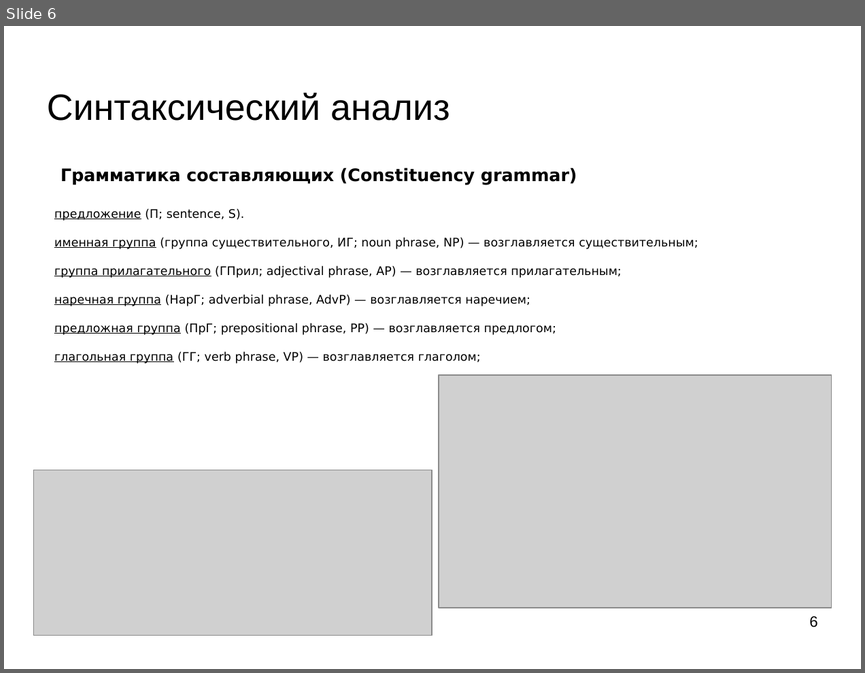
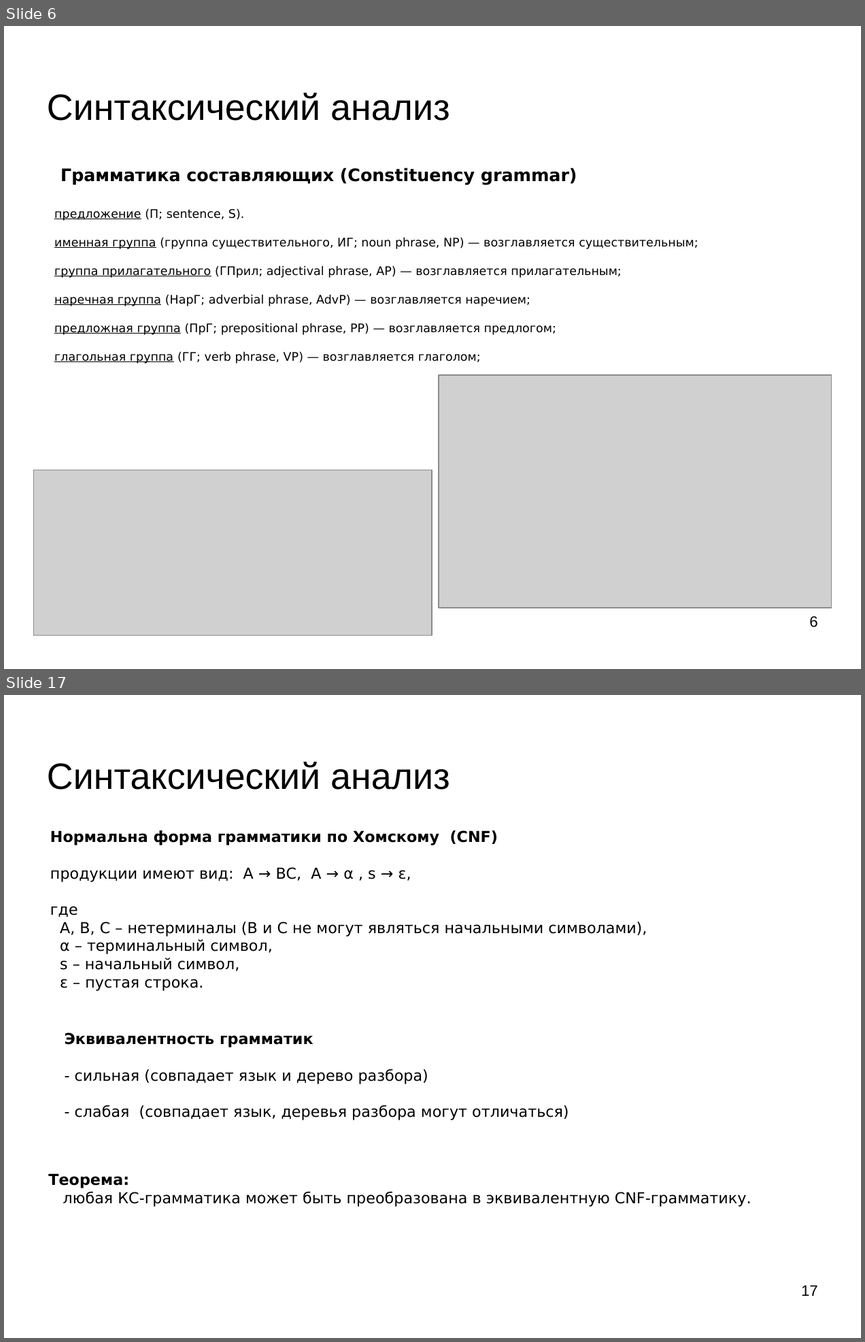
Before and after one commit to mechanoid5/ml_nlp_2023_II, a slide deck: 09-synt-grammar.odp. Shown one above the other, each under a label of ours: slide 6 before the commit, slides 6 and 17 after it; the slides between them are not shown. The pictures are 865x673 and 865x1342 pixels, drawn with LibreOffice and Linux fonts; fonts in the diff are those of the drawing; grey boxes stand for pictures; background and template pictures are left out. Boxes give left, top, right and bottom in pixels: in the first picture for what was removed or moved away, otherwise in the second. Text is boxed around its words. In the diff, an @@ line names an element or a change of style, - is before the commit and + after.

```diff
--- a/09-synt-grammar.odp
+++ b/09-synt-grammar.odp
@@ slide 17 added at (4, 695, 861, 1338), background picture (left out) @@
@@ title added at (47, 762, 450, 790), 33.9 pt, text #000000 @@
+Синтаксический анализ
@@ text added at (50, 830, 647, 991), 14 pt, text #000000 @@
+Нормальна форма грамматики по Хомскому (CNF)
+продукции имеют вид: A → BC￼, A → α , s → ε,
+где
+A, B, C – нетерминалы (B и C не могут являться начальными символами),
+α – терминальный символ,
+s – начальный символ,
+ε – пустая строка.
@@ text added at (65, 1032, 568, 1120), 14 pt, text #000000 @@
+Эквивалентность грамматик
+- сильная (совпадает язык и дерево разбора)
+- слабая (совпадает язык, деревья разбора могут отличаться)
@@ text added at (48, 1173, 751, 1206), 14 pt, text #000000 @@
+Теорема:
+любая КС-грамматика может быть преобразована в эквивалентную CNF-грамматику.
@@ page number added at (801, 1285, 818, 1295), 14 pt, text #000000 @@
+17
```
Also in this commit, not shown: 1 slide changed, 29 other slides added, 18 other files.
